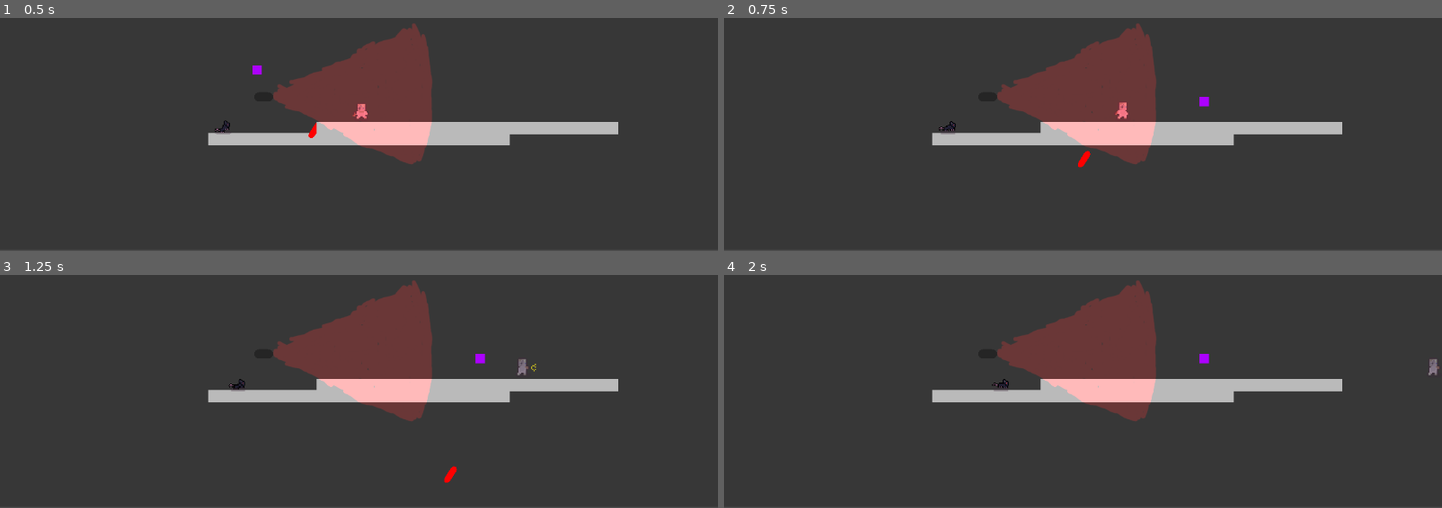
Above: before the commit, frames 1-4 (two rows, left to right).
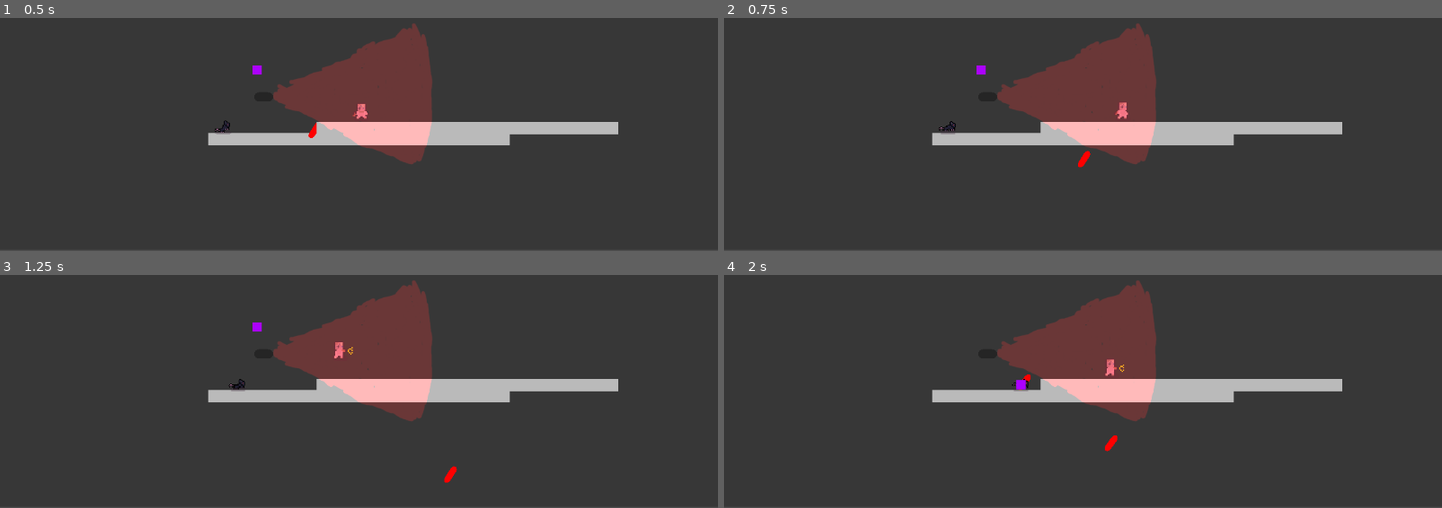
Above: after the commit, the same moments.

Repository: PlantvZombie/Game
Game: Godot game, scene res://test.tscn
Same seed, same stepped clock (60 frames per second), same inputs: the game is played once before the commit and once after it. The project has no main scene, so this scene is started directly.
Inputs (mouse positions are in pixels of both pictures, inside the frame that each line leads up to):
- Up to frame 1 (0.5 s): no input
- Up to frame 2 (0.75 s): tap Enter at 0.5 s; move the mouse to (1240, 29) at 0.52 s; hold D (right) from 0.53 s (still down); click (1240, 29) at 0.6 s
- Up to frame 3 (1.25 s): keep holding D (right); tap W (up) at 0.77 s; right-click (516, 286) at 0.8 s
- Up to frame 4 (2 s): keep holding D (right); move the mouse to (939, 326) at 1.27 s; right-click (939, 326) at 1.35 s; tap W (up) at 1.52 s; click (939, 326) at 1.55 s

Frame 1 is identical in both runs. In frame 2, 0.1% of the frame differs, in the area x 35-68%, y 20-39%; in frame 3, 0.3%; in frame 4, 0.5%, in the area x 37-100%, y 33-76%.

Commit message:
fix grapple hook

Diff:
--- a/grapple_target.tscn
+++ b/grapple_target.tscn
@@ -1,20 +1,47 @@
-[gd_scene load_steps=3 format=3 uid="uid://b0tbx0k58hj50"]
+[gd_scene load_steps=4 format=3 uid="uid://b0tbx0k58hj50"]
 
 [sub_resource type="GDScript" id="GDScript_60mse"]
 script/source = "extends Node2D
+
+signal destroyed
 
 func _ready():
 	add_to_group(\"targets\")
 
 func turnOn(val):
 	$Sprite2D.visible = val
+
+func destroy():
+	emit_signal(\"destroyed\")
+
+func rope(pos):
+	if pos != null:
+		$hook/Sprite2D2.visible = true
+		$hook/Sprite2D2.look_at(pos)
+		$hook/Sprite2D2.scale.x = sqrt(($hook/Sprite2D2.global_position.x - pos.x)**2+($hook/Sprite2D2.global_position.y-pos.y)**2)
+		var tween = create_tween()
+		tween.tween_property($hook/Sprite2D2, \"scale\", Vector2(1,$hook/Sprite2D2.scale.y), .1)
+	else:
+		$hook/Sprite2D2.visible = false
+		$hook/Sprite2D2.scale.x = 1
 "
+
+[sub_resource type="PlaceholderTexture2D" id="PlaceholderTexture2D_efsqf"]
 
 [sub_resource type="PlaceholderTexture2D" id="PlaceholderTexture2D_wm5iy"]
 
 [node name="grappleTarget" type="Node2D"]
 script = SubResource("GDScript_60mse")
 
+[node name="hook" type="Node2D" parent="."]
+
+[node name="Sprite2D2" type="Sprite2D" parent="hook"]
+visible = false
+modulate = Color(0.509804, 0.25098, 0.117647, 1)
+scale = Vector2(1, 3)
+texture = SubResource("PlaceholderTexture2D_efsqf")
+centered = false
+
 [node name="Sprite2D" type="Sprite2D" parent="."]
 visible = false
 modulate = Color(0.67451, 0.886275, 1, 1)
--- a/project.godot
+++ b/project.godot
@@ -50,6 +50,11 @@
 "events": [Object(InputEventMouseButton,"resource_local_to_scene":false,"resource_name":"","device":-1,"window_id":0,"a …(253 unchanged characters)…
 ]
 }
+rClick={
+"deadzone": 0.5,
+"events": [Object(InputEventMouseButton,"resource_local_to_scene":false,"resource_name":"","device":-1,"window_id":0,"alt_pressed":false,"shift_pressed":false,"ctrl_pressed":false,"meta_pressed":false,"button_mask":2,"position":Vector2(163, 12),"global_position":Vector2(167, 55),"factor":1.0,"button_index":2,"canceled":false,"pressed":true,"double_click":false,"script":null)
+]
+}
 
 [rendering]
 
--- a/test.tscn
+++ b/test.tscn
@@ -7,9 +7,6 @@
 [ext_resource type="PackedScene" uid="uid://dluf0lkl8gr5l" path="res://rat.tscn" id="5_fsrq3"]
 
 [node name="Test" type="Node2D"]
-
-[node name="Character" parent="." instance=ExtResource("1_et1i1")]
-position = Vector2(580, 335)
 
 [node name="Floor" parent="." instance=ExtResource("2_monho")]
 position = Vector2(576, 468)
@@ -26,13 +23,15 @@
 [node name="Rat" parent="." groups=["Enemies"] instance=ExtResource("5_fsrq3")]
 position = Vector2(360, 450)
 
+[node name="grappleTarget" parent="Rat" instance=ExtResource("3_t10ss")]
+
 [node name="Floor2" parent="." instance=ExtResource("2_monho")]
 position = Vector2(750, 450)
-
-[node name="grappleTarget" parent="." instance=ExtResource("3_t10ss")]
-position = Vector2(771, 408)
 
 [node name="grappleTarget2" parent="." instance=ExtResource("3_t10ss")]
 position = Vector2(413, 357)
 
+[node name="Character" parent="." instance=ExtResource("1_et1i1")]
+position = Vector2(580, 335)
+
 [connection signal="Attacked" from="Character" to="Rat" method="_on_character_attacked"]
